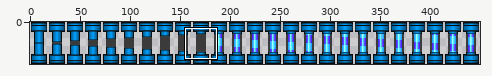
A sprite sheet gets an edit: Doors_18x42.png. The first picture is a wide view before the edit; the outline marks the close-up.
Close-up. Before the commit:
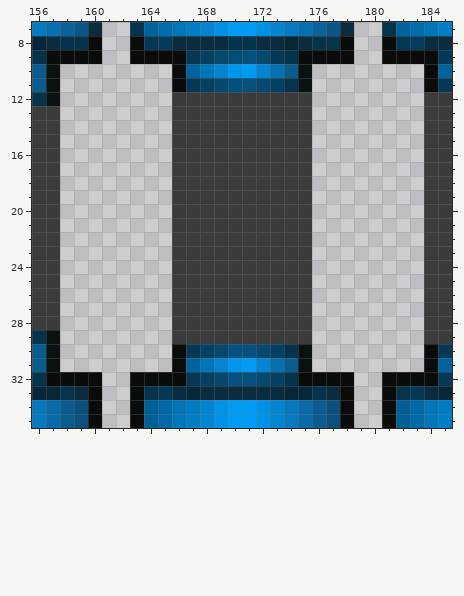
The file is 450x42 pixels. Colours within 5 levels of each other are drawn and written as one. Shown: x 156..185, y 7..35. The commit also changed other parts of the picture, which this record leaves out.
The same view after the edit:
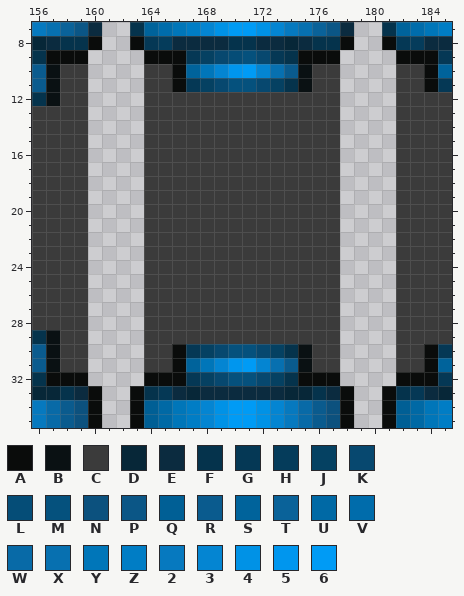
Palette (. is transparent): A #0a0c0b  B #0a1113  C #3b3b3b  D #072738  E #0b2b3f  F #05334c  G #053855  H #053c5b  J #054162  K #07486f  L #054d77  M #05517d  N #0c517e  P #0b5686  Q #005f95  R #0a5b8e  S #00639b  T #0a6299  U #0069a5  V #006cab  W #086aa7  X #0770b0  Y #0076b9  Z #007dc5  2 #0679bf  3 #0485d2  4 #0092e6  5 #0096ee  6 #009bf5
Change:
y 9: x 160 A -> .; x 163 A -> .; x 178 A -> .; x 181 A -> .
y 10..31: x 158..159 .. -> CC; x 164..165 .. -> CC; x 176..177 .. -> CC; x 182..183 .. -> CC
y 32: x 160 A -> .; x 163 A -> .; x 178 A -> .; x 181 A -> .
